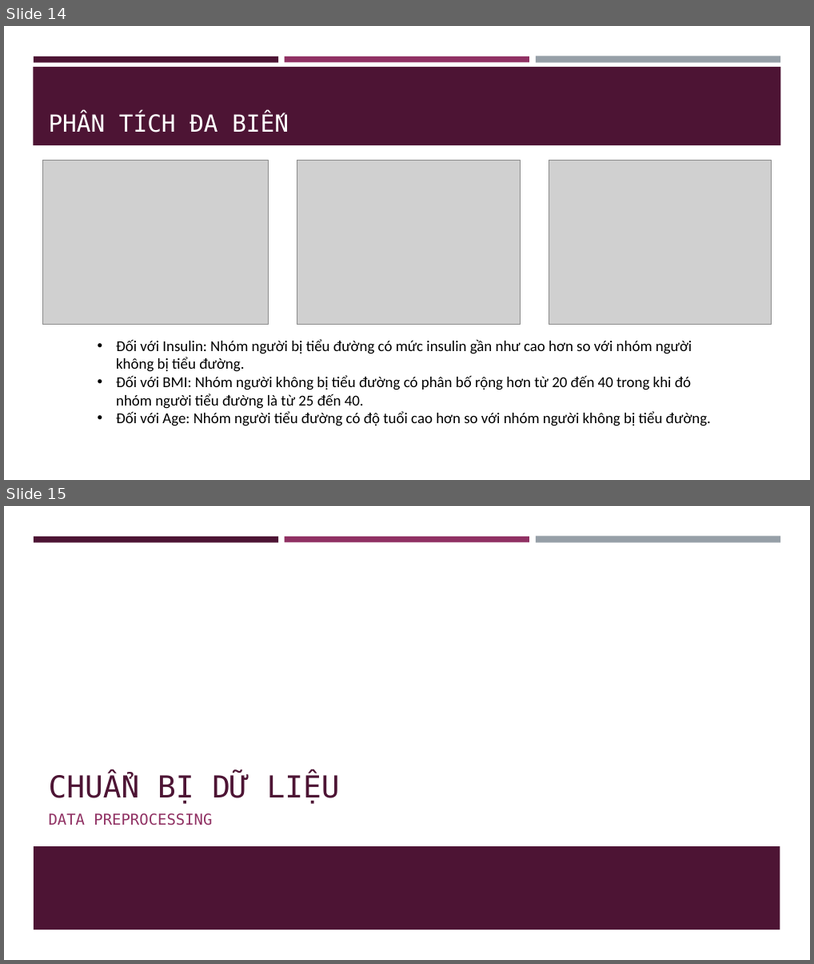
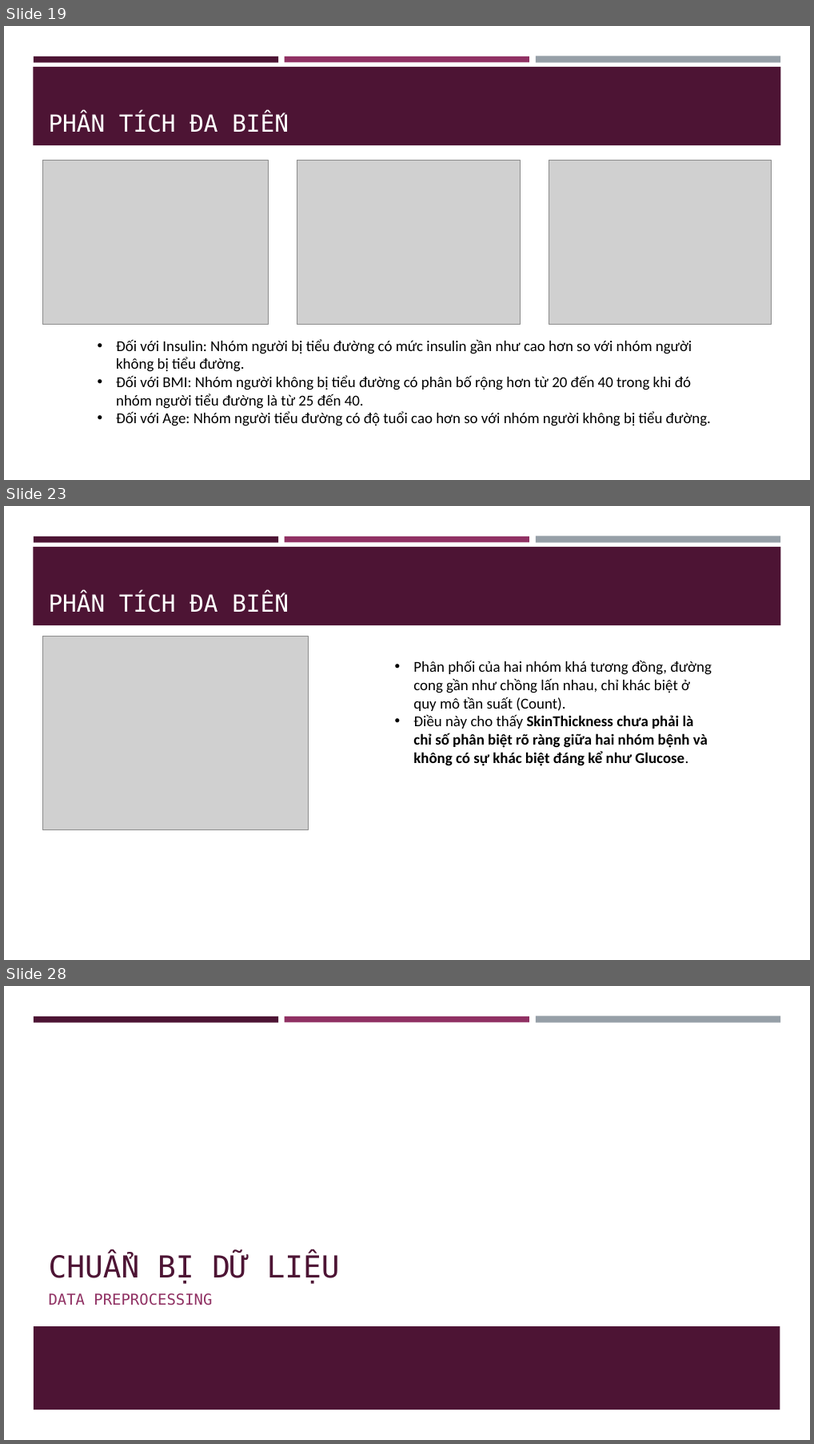
Before and after one commit to NgThanhNhanf/machine_learning, a slide deck: code/practice/lab04/EDA_Bao_cao.pptx. Shown one above the other, each under a label of ours: slides 14 and 15 before the commit, slides 19, 23 and 28 after it; the slides between them are not shown. The pictures are 814x964 and 814x1444 pixels, drawn with LibreOffice and Linux fonts; fonts in the diff are those of the drawing; grey boxes stand for pictures. Boxes give left, top, right and bottom in pixels: in the first picture for what was removed or moved away, otherwise in the second. Text is boxed around its words. In the diff, an @@ line names an element or a change of style, - is before the commit and + after.

```diff
--- a/code/practice/lab04/EDA_Bao_cao.pptx
+++ b/code/practice/lab04/EDA_Bao_cao.pptx
@@ slide 23 added at (4,506,810,960), background #FFFFFF; not listed: 4 template elements that a slide beside it also shows @@
@@ title added at (49,592,218,612), 28 pt, text #FFFFFF @@
+PHÂN TÍCH ĐA BIẾN
@@ picture added at (42,636,309,829) @@
@@ text added at (414,660,712,766), 18 pt, text #000000 @@
+• Phân phối của hai nhóm khá tương đồng, đường cong gần như chồng lấn nhau, chỉ khác biệt ở quy mô tần suất (Count).
+• Điều này cho thấy SkinThickness chưa phải là chỉ số phân biệt rõ ràng giữa hai nhóm bệnh và không có sự khác biệt đáng kể như Glucose.
@@ what was slide 14 is now slide 19 @@
@@ what was slide 15 is now slide 28 @@
```
Also in this commit, not shown: 6 slides changed, 13 other slides added, 1 slide removed, 22 other files.
